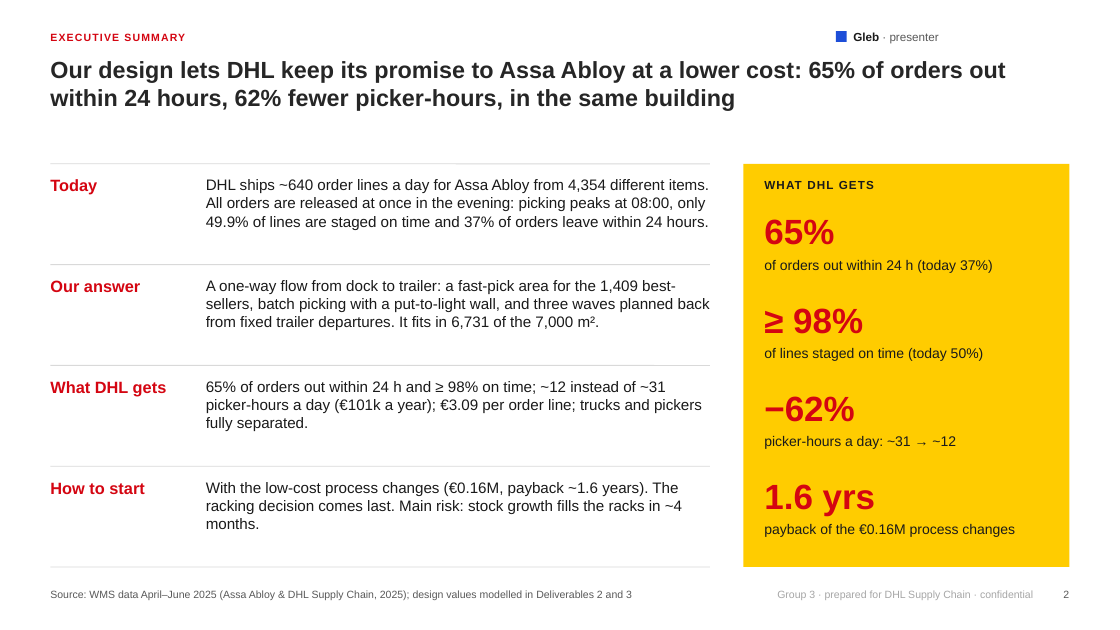
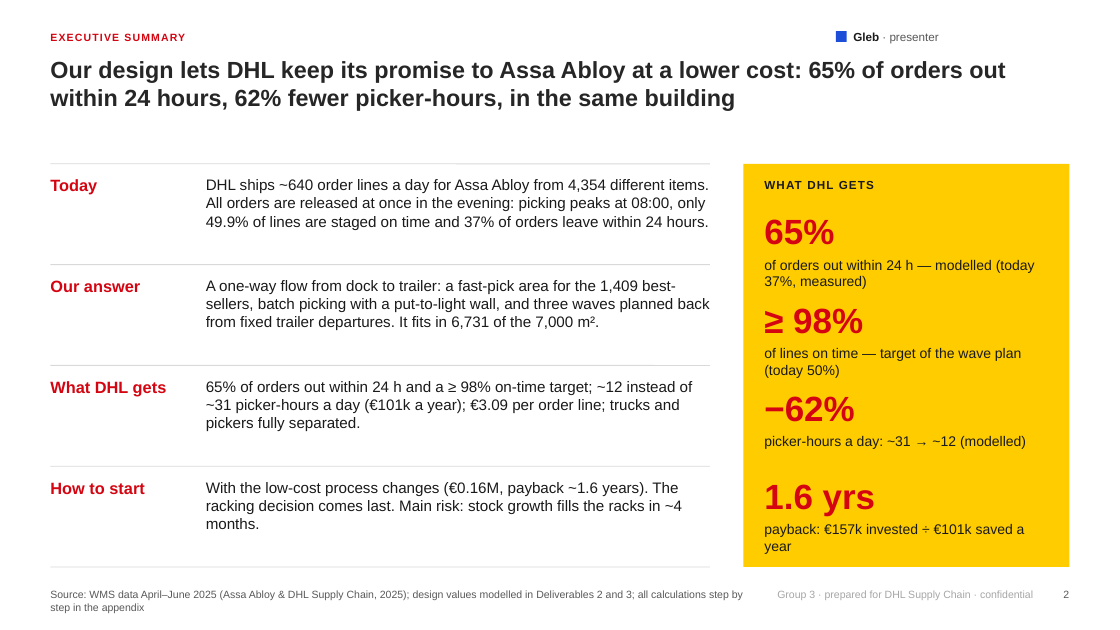
Before and after one commit to glebpankov2005-coder/Operations-Management-, a slide deck: slide 2 of deliverables/Presentation_Group3_Project_OTM.pptx. Drawn at 1120x630 pixels with LibreOffice and Linux fonts; fonts in the diff are those of the drawing. Boxes give left, top, right and bottom in pixels: in the first picture for what was removed or moved away, otherwise in the second. Text is boxed around its words. In the diff, an @@ line names an element or a change of style, - is before the commit and + after.

```diff
--- a/deliverables/Presentation_Group3_Project_OTM.pptx
+++ b/deliverables/Presentation_Group3_Project_OTM.pptx
@@ text at <box>764,260,1035,289</box>: text changed @@
-of orders out within 24 h (today 37%)
+of orders out within 24 h — modelled (today 37%, measured)
@@ text at <box>764,348,1021,378</box>: text changed @@
-of lines staged on time (today 50%)
+of lines on time — target of the wave plan (today 50%)
@@ text at <box>206,381,693,431</box>: text changed @@
-65% of orders out within 24 h and ≥ 98% on time; ~12 instead of ~31 picker-hours a day (€101k a year); €3.09 per order line; trucks and pickers fully separated.
+65% of orders out within 24 h and a ≥ 98% on-time target; ~12 instead of ~31 picker-hours a day (€101k a year); €3.09 per order line; trucks and pickers fully separated.
@@ text at <box>764,436,1026,449</box>: text changed @@
-picker-hours a day: ~31 → ~12
+picker-hours a day: ~31 → ~12 (modelled)
@@ text at <box>764,524,1025,554</box>: text changed @@
-payback of the €0.16M process changes
+payback: €157k invested ÷ €101k saved a year
@@ text at <box>50,590,743,613</box>: text changed @@
-Source: WMS data April–June 2025 (Assa Abloy & DHL Supply Chain, 2025); design values modelled in Deliverables 2 and 3
+Source: WMS data April–June 2025 (Assa Abloy & DHL Supply Chain, 2025); design values modelled in Deliverables 2 and 3; all calculations step by step in the appendix
```
Also in this commit, not shown: 12 other slides changed, 7 slides added, 4 other files.
